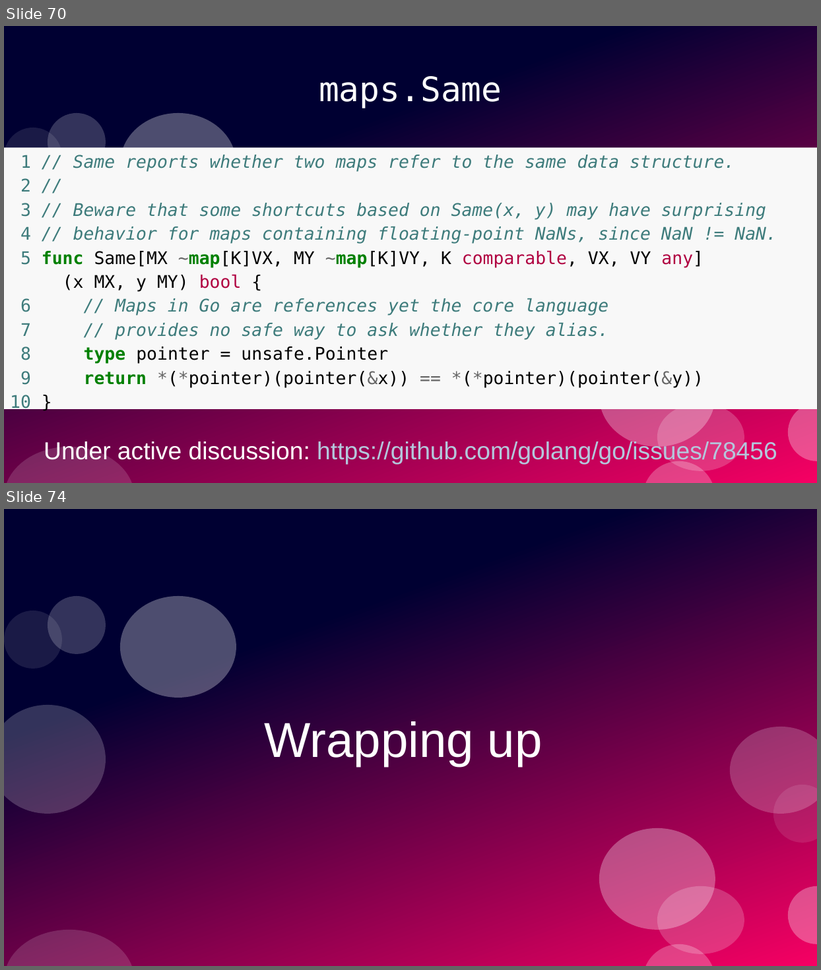
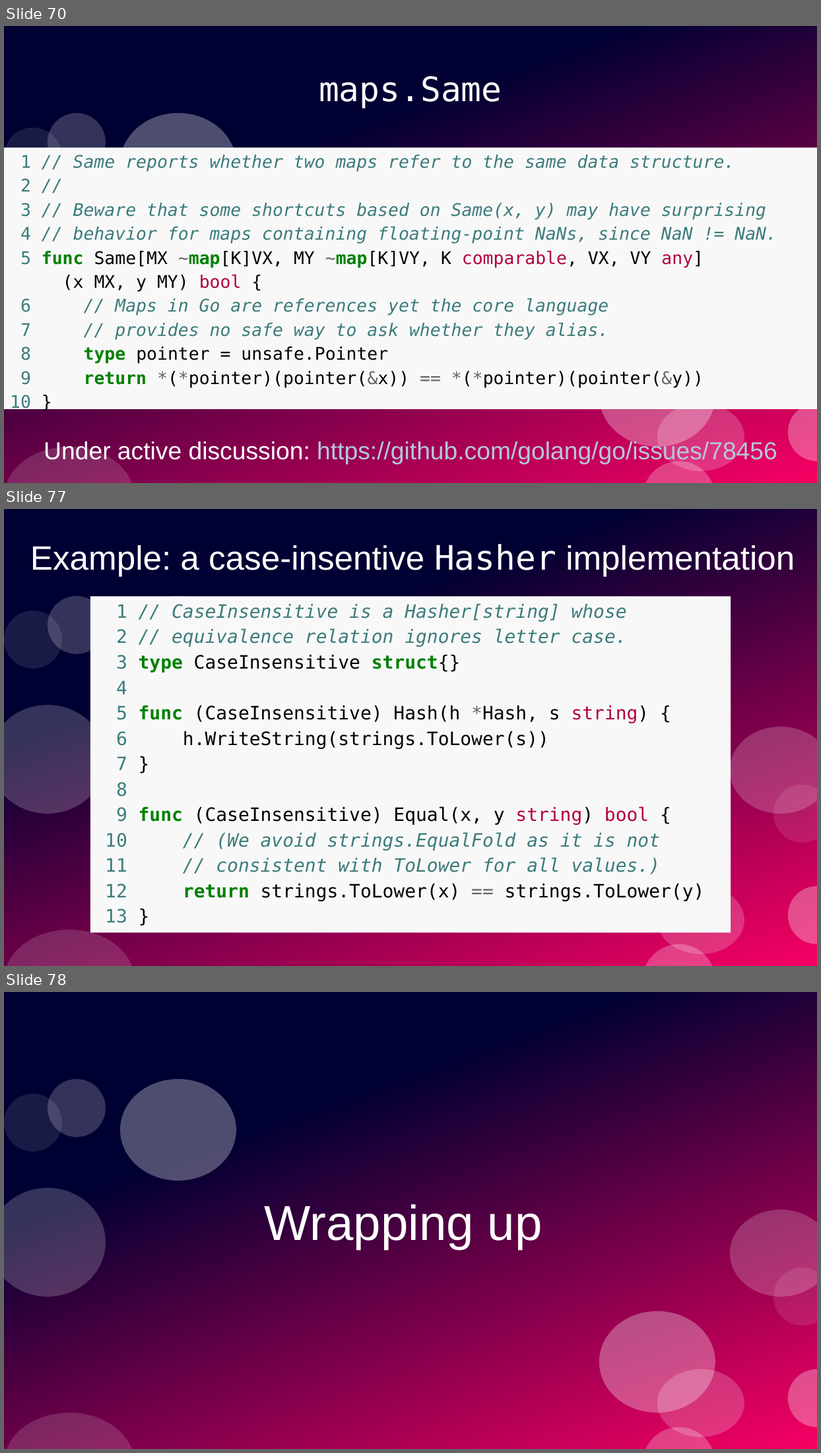
Before and after one commit to ramalho/sets-in-go, a slide deck: sets-in-go.odp. Shown one above the other, each under a label of ours: slides 70 and 74 before the commit, slides 70, 77 and 78 after it; the slides between them are not shown. The pictures are 821x970 and 821x1453 pixels, drawn with LibreOffice and Linux fonts; fonts in the diff are those of the drawing. Boxes give left, top, right and bottom in pixels: in the first picture for what was removed or moved away, otherwise in the second. Text is boxed around its words. In the diff, an @@ line names an element or a change of style, - is before the commit and + after.

Commit message:
slides for hasher types

```diff
--- a/sets-in-go.odp
+++ b/sets-in-go.odp
@@ slide 77 added at <box>4,509,817,966</box>, background #FFFFFF; not listed: 11 template elements that a slide beside it also shows @@
@@ title added at <box>30,544,795,576</box>, 33 pt, text #FFFFFF @@
+Example: a case-insentive Hasher implementation
@@ text added at <box>90,597,731,933</box>, fill #F8F8F8, 18 pt, text #3D7B7B @@
+1 // CaseInsensitive is a Hasher[string] whose
+2 // equivalence relation ignores letter case.
+3 type CaseInsensitive struct{}
+4
+5 func (CaseInsensitive) Hash(h *Hash, s string) {
+6 h.WriteString(strings.ToLower(s))
+7 }
+8
+9 func (CaseInsensitive) Equal(x, y string) bool {
+10 // (We avoid strings.EqualFold as it is not
+11 // consistent with ToLower for all values.)
+12 return strings.ToLower(x) == strings.ToLower(y)
+13 }
@@ what was slide 74 is now slide 78 @@
```
Also in this commit, not shown: 8 slides changed, 3 other slides added, 4 other files.
